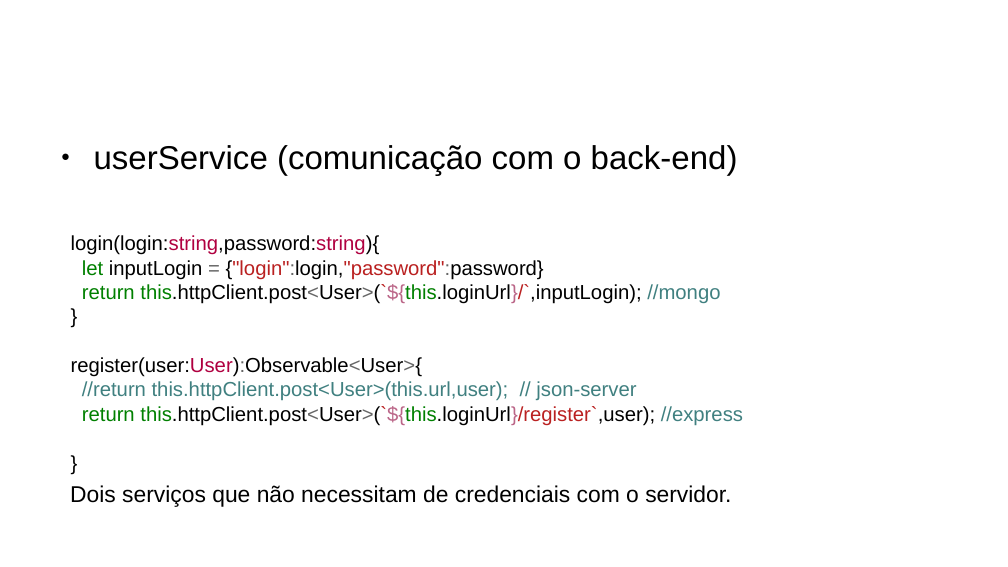
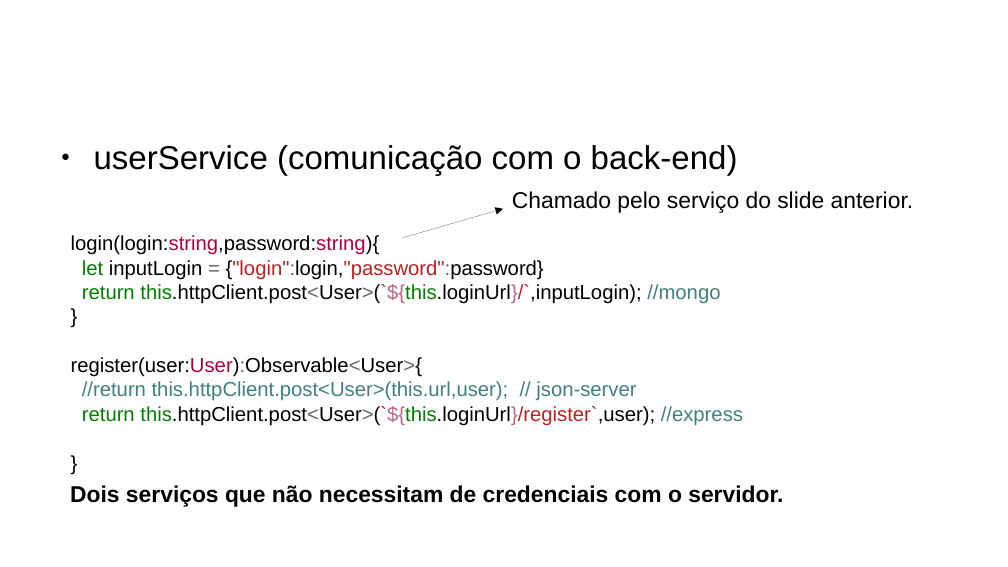
Before and after one commit to CCastro01/PIW-2019_1, a slide deck: slide 29 of SLIDES/14 - Refatoração do Projeto CRUD.odp. Drawn at 1008x567 pixels with LibreOffice and Linux fonts; fonts in the diff are those of the drawing; background and template pictures are left out. Boxes give left, top, right and bottom in pixels: in the first picture for what was removed or moved away, otherwise in the second. Text is boxed around its words. In the diff, an @@ line names an element or a change of style, - is before the commit and + after.

```diff
--- a/SLIDES/14 - Refatoração do Projeto CRUD.odp
+++ b/SLIDES/14 - Refatoração do Projeto CRUD.odp
@@ arrow added from (403, 238) to (503, 209), #000000 0 pt @@
@@ text added at (512,191,914,213), 18 pt, text #000000 @@
+Chamado pelo serviço do slide anterior.
@@ text "Dois serviços que não necessitam ..." at (70,485,783,507): bold on @@
```
Also in this commit, not shown: 23 other slides changed, 1 slide added, 27 other files.
